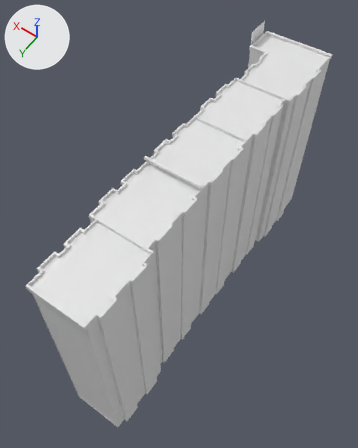
The glTF model assets/models/seg1/seg1.gltf as it was, and as the next commit left it.
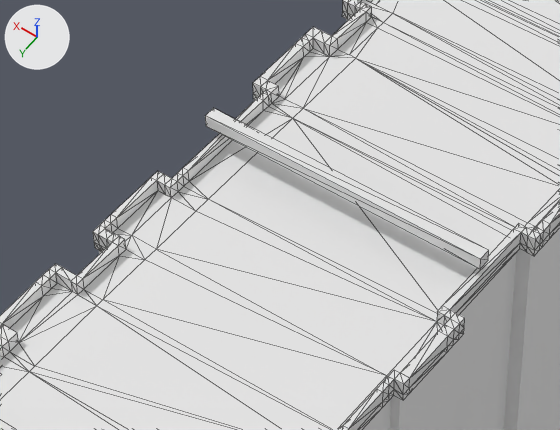
Each version is shown whole from a 50 mm camera at (-236.0, 646.0, 431.0) aimed at (29.0, 275.0, -152.0), then close up on the part from 28% to 61% of the width and 30% to 50% of the height. Every picture has the same lights, and +X, +Y and +Z are marked at upper left. The close-ups show mesh edges as thin lines. Materials are left out; every surface is plain grey. Vertices at the same position are counted once.
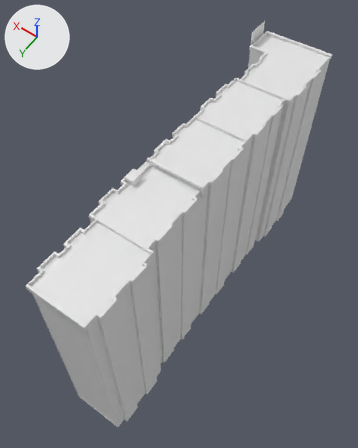
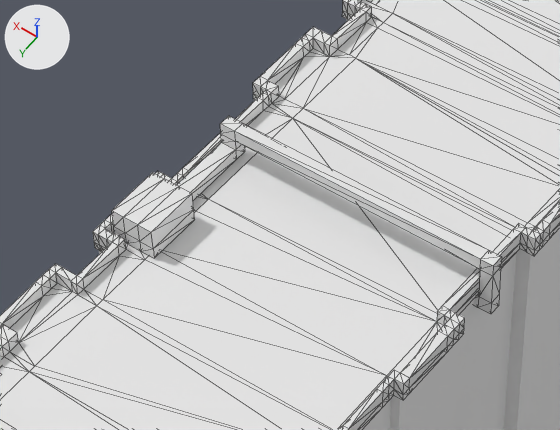
Patch to the scene script:
```diff
--- a/assets/models/seg1/seg1.gltf.py
+++ b/assets/models/seg1/seg1.gltf.py
@@ me_cube_001 @@
 # used by ob_cube_002; location = (0.0, 0.0, 0.0)
-me_cube_001.from_pydata(...)  # 8 vertices, 12 faces; spans x -34.5..47.7, y 318.6..322.1, z 8.8..12.3
+me_cube_001.from_pydata(...)  # 64 vertices, 124 faces; spans x -38.1..46.6, y 318.6..359.8, z -5.0..12.3
+# me_cube_001 part 1
+# 4 vertices are removed from x 47.7, y 318.6..322.1, z 8.8..12.3
+# 12 faces are deleted
+# 50 vertices are added at x -38.1..46.6, y 318.6..359.8, z -5.0..12.3
+# 10 new vertices lie (0.0, 15.7, 0.0) away from vertices in x 34.4..46.6, y 344.1, z 2.3..11.5
+# 124 new faces join them
```

Location of each change, (x1, y1, x2, y2) in pixels of the close-ups (560 x 430 px):
'Cube.002', reshaped (37% wider, 23% taller): before (205, 108, 489, 269); after (112, 116, 501, 314)
